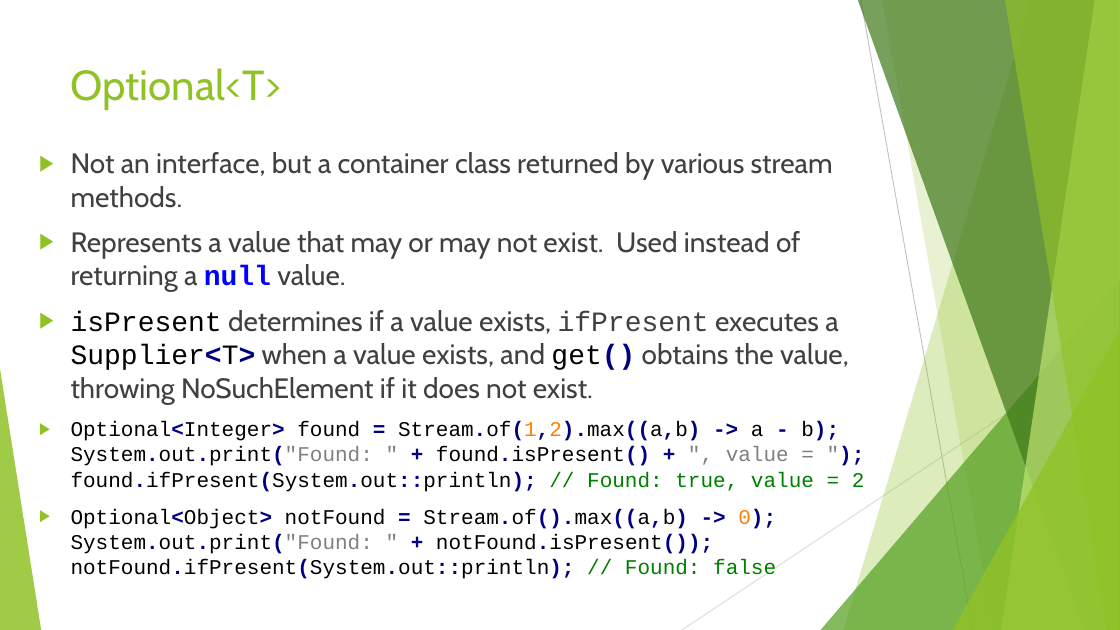
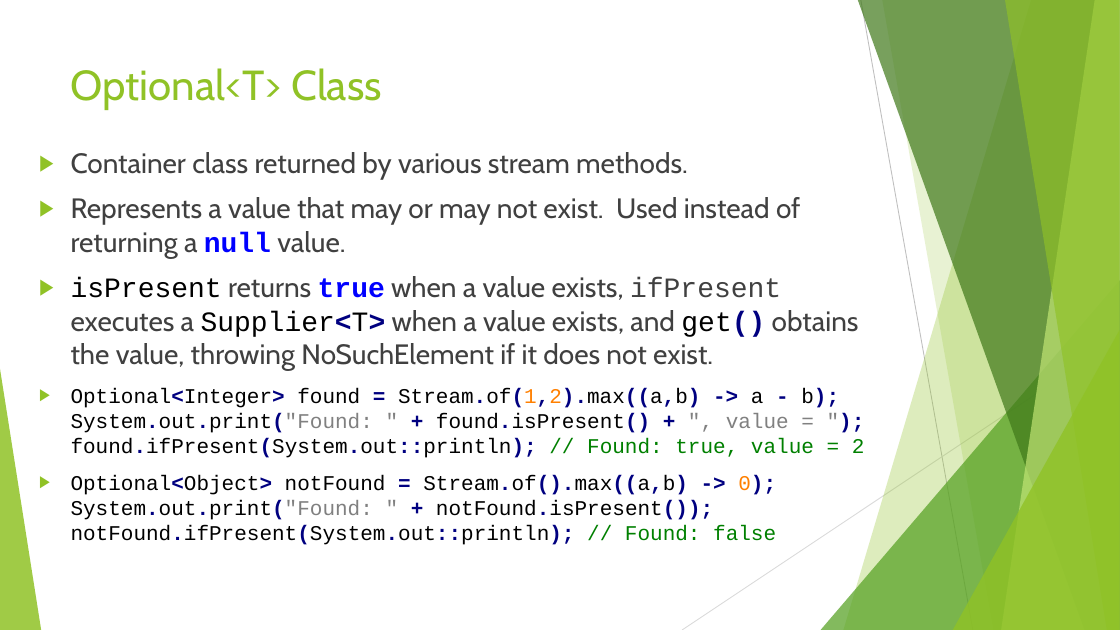
Before and after one commit to RichardRoda/2017-CodePaLOUsa-Lambda, a slide deck: slide 16 of Learning to Love the Lambda in the Stream.pptx. Drawn at 1120x630 pixels with LibreOffice and Linux fonts; fonts in the diff are those of the drawing. Boxes give left, top, right and bottom in pixels: in the first picture for what was removed or moved away, otherwise in the second. Text is boxed around its words. In the diff, an @@ line names an element or a change of style, - is before the commit and + after.

```diff
--- a/Learning to Love the Lambda in the Stream.pptx
+++ b/Learning to Love the Lambda in the Stream.pptx
@@ title at [71,68,382,110]: text changed @@
-Optional<T>
+Optional<T> Class
@@ text at [71,152,688,179]: text changed @@
-▶ Not an interface, but a container class returned by various stream methods.
+▶ Container class returned by various stream methods.
@@ text at [71,276,859,371]: text changed @@
-▶ isPresent determines if a value exists, ifPresent executes a Supplier<T> when a value exists, and get() obtains the value, throwing NoSuchElement if it does not exist.
+▶ isPresent returns true when a value exists, ifPresent executes a Supplier<T> when a value exists, and get() obtains the value, throwing NoSuchElement if it does not exist.
```
Also in this commit, not shown: 4 other slides changed, 1 other file.
